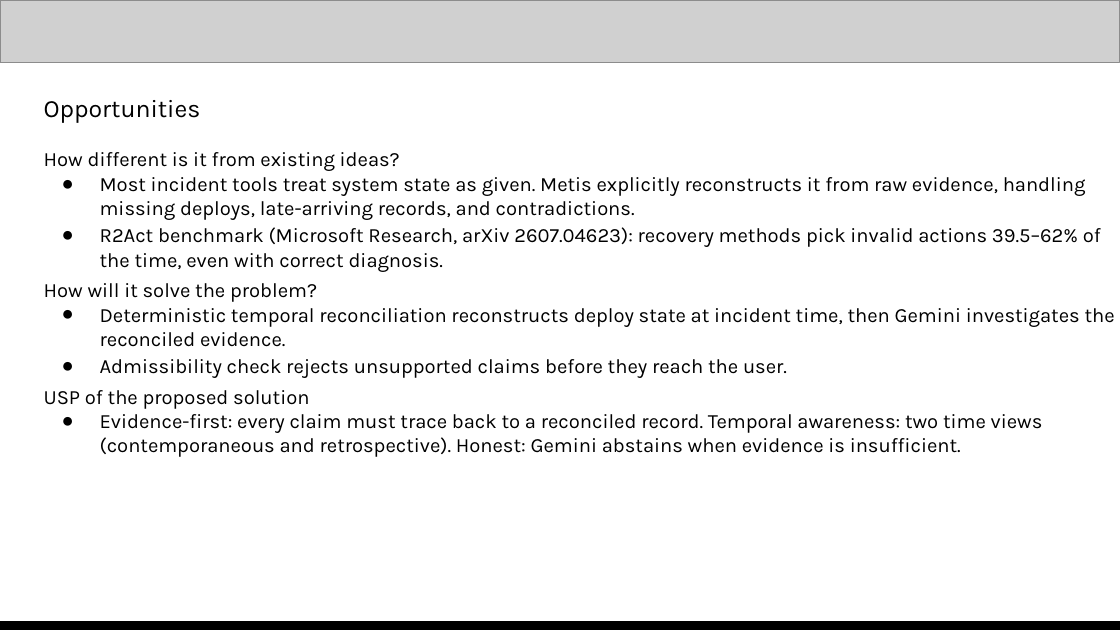
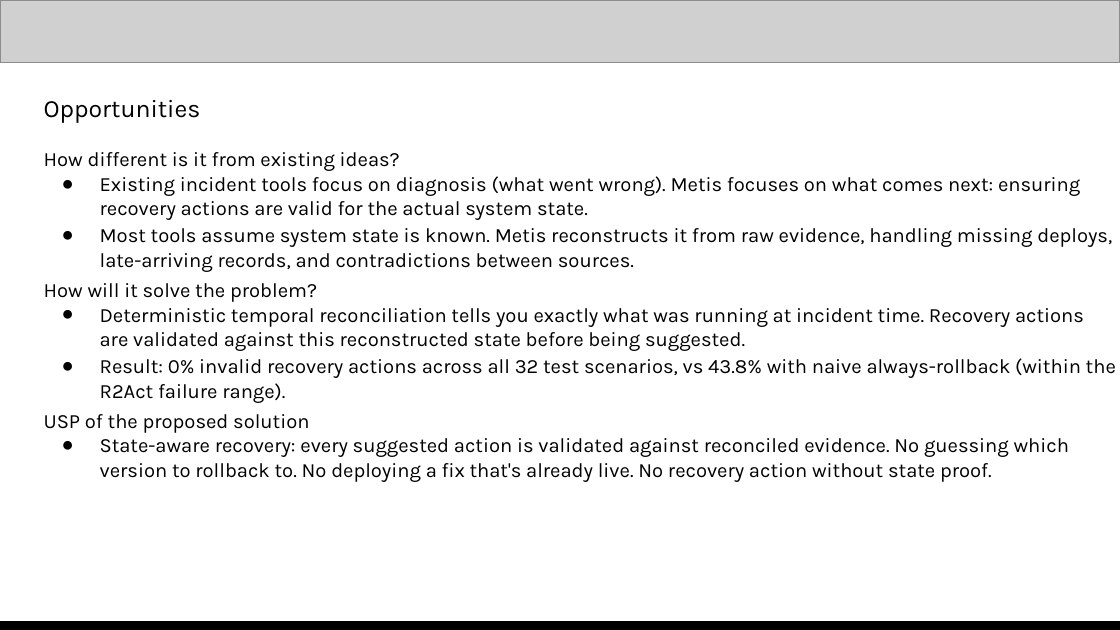
Before and after one commit to Akshada-Porje/MetisRealityGraph, a slide deck: slide 4 of MetisRealityGraph.pptx. Drawn at 1120x630 pixels with LibreOffice and Linux fonts; fonts in the diff are those of the drawing; grey boxes stand for pictures. Boxes give left, top, right and bottom in pixels: in the first picture for what was removed or moved away, otherwise in the second. Text is boxed around its words. In the diff, an @@ line names an element or a change of style, - is before the commit and + after.

```diff
--- a/MetisRealityGraph.pptx
+++ b/MetisRealityGraph.pptx
@@ text at (x1=100, y1=176, x2=1112, y2=272): text changed @@
-● Most incident tools treat system state as given. Metis explicitly reconstructs it from raw evidence, handling missing deploys, late-arriving records, and contradictions.
-● R2Act benchmark (Microsoft Research, arXiv 2607.04623): recovery methods pick invalid actions 39.5–62% of the time, even with correct diagnosis.
+● Existing incident tools focus on diagnosis (what went wrong). Metis focuses on what comes next: ensuring recovery actions are valid for the actual system state.
+● Most tools assume system state is known. Metis reconstructs it from raw evidence, handling missing deploys, late-arriving records, and contradictions between sources.
@@ text at (x1=100, y1=308, x2=1116, y2=403): text changed @@
-● Deterministic temporal reconciliation reconstructs deploy state at incident time, then Gemini investigates the reconciled evidence.
-● Admissibility check rejects unsupported claims before they reach the user.
+● Deterministic temporal reconciliation tells you exactly what was running at incident time. Recovery actions are validated against this reconstructed state before being suggested.
+● Result: 0% invalid recovery actions across all 32 test scenarios, vs 43.8% with naive always-rollback (within the R2Act failure range).
@@ text at (x1=100, y1=438, x2=1069, y2=482): text changed @@
-● Evidence-first: every claim must trace back to a reconciled record. Temporal awareness: two time views (contemporaneous and retrospective). Honest: Gemini abstains when evidence is insufficient.
+● State-aware recovery: every suggested action is validated against reconciled evidence. No guessing which version to rollback to. No deploying a fix that's already live. No recovery action without state proof.
```
Also in this commit, not shown: 11 other slides changed.
